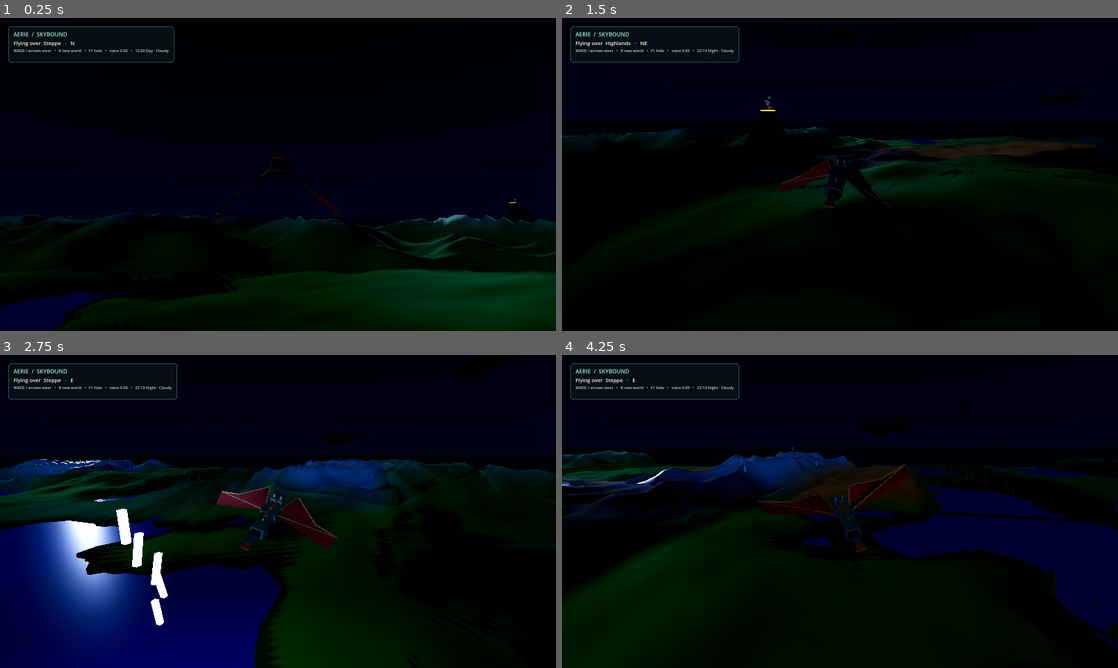
Above: before the commit, frames 1-4 (two rows, left to right).
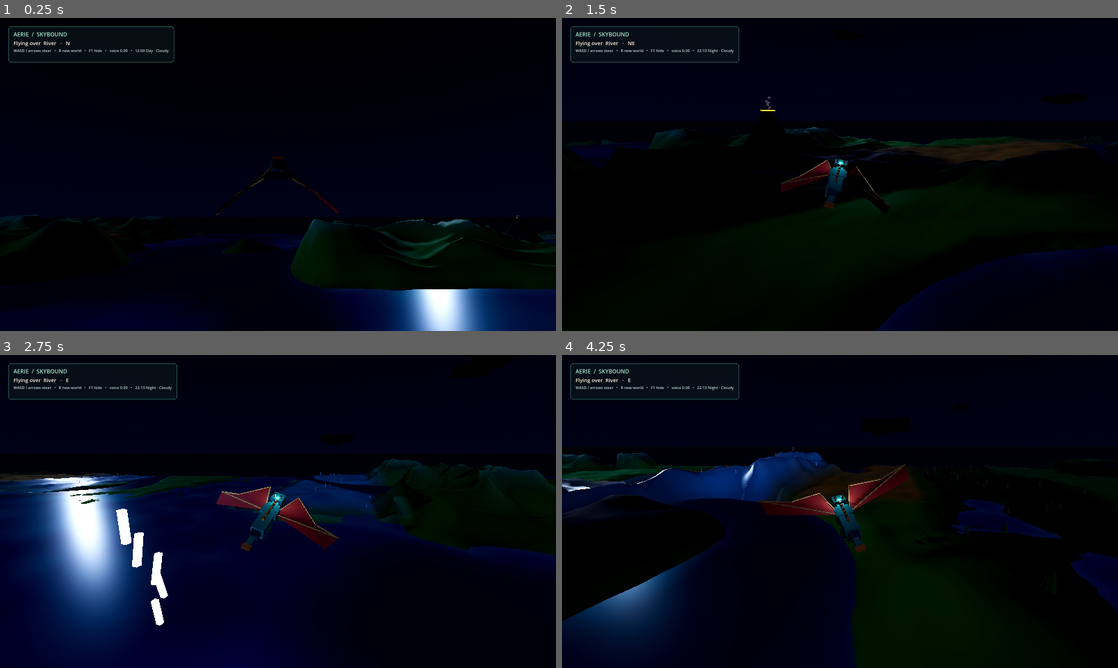
Above: after the commit, the same moments.

Repository: amurru/aerie
Game: Godot game, scene res://scenes/main.tscn
Same seed, same stepped clock (60 frames per second), same inputs: the game is played once before the commit and once after it.
Inputs (mouse positions are in pixels of both pictures, inside the frame that each line leads up to):
- Up to frame 1 (0.25 s): no input
- Up to frame 2 (1.5 s): tap Enter at 0.5 s; move the mouse to (962, 158) at 0.52 s; hold D (move_right) 0.53-1.25 s; tap R at 0.6 s; click (962, 158) at 0.67 s; tap Space at 0.77, 1.07 s; drag from (728, 190) to (812, 237) at 1.27 s
- Up to frame 3 (2.75 s): move the mouse to (333, 442) at 2.02 s; hold D (move_right) from 2.03 s (still down); tap L at 2.1 s; tap R at 2.3 s
- Up to frame 4 (4.25 s): release D (move_right) at 2.75 s; drag from (812, 574) to (673, 464) at 2.77 s; move the mouse to (1006, 558) at 3.52 s; hold A (move_left) from 3.53 s (still down); tap M at 3.6 s; tap Space at 3.77, 4.07 s; tap R at 3.8 s

The runs differ from the first frame. In frame 1, 13% of the frame differs, in the area x 0-100%, y 7-100%; in frame 2, 4.7%; in frame 3, 30%; in frame 4, 20%.

Commit message:
Water-body clustering with seas and rivers, fixed waterline
- 3x3 water classes merge lakes, upgrade dense clusters to seas
- Positional river channels with teal water and depth-graded beds
- Waterline 16 to 8, depths rescaled, vertex-colored seamless water
- Dive camera tuck, water translucency, dragon headlamp
- Rain hidden while submerged

Diff:
--- a/scripts/dragon.gd
+++ b/scripts/dragon.gd
@@ -97,6 +97,14 @@
 	_add_box("Tail_spade", Vector3(0.0, 0.12, 4.92), Vector3(0.95, 0.24, 0.65), Color("d9904f"))
 	left_wing = _create_wing(-1.0)
 	right_wing = _create_wing(1.0)
+	# Headlamp: readability while diving and at night.
+	var lamp := OmniLight3D.new()
+	lamp.name = "DiveLamp"
+	lamp.light_color = Color("bfe0ff")
+	lamp.light_energy = 0.7
+	lamp.omni_range = 26.0
+	lamp.position = Vector3(0.0, 1.2, -3.0)
+	add_child(lamp)
 	for spike in range(6):
 		_add_box("Back_spine", Vector3(0.0, 0.78, 1.0 - float(spike) * 0.72), Vector3(0.25, 0.56, 0.4), Color("e39a4f"))
 
--- a/scripts/environment_director.gd
+++ b/scripts/environment_director.gd
@@ -31,6 +31,7 @@
 var weather_sun: float = 1.0
 var weather_fog: float = 0.00045
 var weather_dark: float = 0.0
+var submerged: bool = false
 var _weather_timer: float = 90.0
 var _storm_timer: float = 5.0
 var _rain: CPUParticles3D
@@ -356,7 +357,9 @@
 	if _rain == null or camera == null:
 		return
 	_rain.global_position = camera.global_position + Vector3(0.0, 8.0, 0.0)
-	_rain.emitting = weather == "Storm"
+	# No rain below the surface: hidden the frame you dive.
+	_rain.visible = not submerged
+	_rain.emitting = weather == "Storm" and not submerged
 
 
 func _update_storm(delta: float) -> void:
--- a/scripts/wallpaper.gd
+++ b/scripts/wallpaper.gd
@@ -63,9 +63,13 @@
 	_collide_terrain()
 	_update_dive()
 	# Chase behind the heading so free flight and U-turns read correctly.
-	# Slight lateral lag keeps steering parallax visible.
+	# Tucks in close while swimming so the camera dives with the dragon
+	# instead of watching through the surface.
 	var facing := Vector3(-sin(dragon.rotation.y), 0.0, -cos(dragon.rotation.y))
-	var target: Vector3 = dragon.global_position - facing * 19.0 + Vector3(0.0, 7.6, 0.0)
+	var fold: float = float(dragon.get("fold"))
+	var cam_back := lerpf(19.0, 12.0, fold)
+	var cam_up := lerpf(7.6, 4.0, fold)
+	var target: Vector3 = dragon.global_position - facing * cam_back + Vector3(0.0, cam_up, 0.0)
 	chase_camera.global_position = chase_camera.global_position.lerp(target, 1.0 - exp(-2.7 * delta))
 	var cam_ground: float = world.get_ground_height(chase_camera.global_position.x, chase_camera.global_position.z)
 	chase_camera.global_position.y = maxf(chase_camera.global_position.y, cam_ground + 1.0)
@@ -94,7 +98,9 @@
 func _update_dive() -> void:
 	var submerged: bool = world.is_submerged(dragon.global_position)
 	dragon.set("submerged", submerged)
+	environment_director.submerged = submerged
 	world.ensure_underwater(dragon.global_position)
+	world.set_dive(submerged)
 	if dive_overlay != null:
 		dive_overlay.visible = submerged
 	if sfx_manager != null and sfx_manager.has_method("set_underwater"):
--- a/scripts/world_generator.gd
+++ b/scripts/world_generator.gd
@@ -14,7 +14,9 @@
 var broad_noise: FastNoiseLite
 var detail_noise: FastNoiseLite
 var ridge_noise: FastNoiseLite
+var river_noise: FastNoiseLite
 var _biome_cache: Dictionary = {}
+var _water_cache: Dictionary = {}
 var _volcanoes: Array[Dictionary] = []
 var _volc_time: float = 0.0
 
@@ -22,10 +24,22 @@
 var _sea_bubbles: CPUParticles3D
 var _sea_center := Vector3(0.0, 0.0, 0.0)
 var _sea_built := false
+var _water_mats: Array[StandardMaterial3D] = []
+var _dive_alpha := 1.0
+var _dive_target := 1.0
 
 
 func _process(_delta: float) -> void:
 	# Magma glow flicker for active volcanoes; eruption state machine.
+	_dive_alpha = lerpf(_dive_alpha, _dive_target, 1.0 - exp(-_delta * 3.0))
+	for i in range(_water_mats.size() - 1, -1, -1):
+		var mat: StandardMaterial3D = _water_mats[i]
+		if not is_instance_valid(mat):
+			_water_mats.remove_at(i)
+			continue
+		var c: Color = mat.albedo_color
+		c.a = _dive_alpha
+		mat.albedo_color = c
 	if _volcanoes.is_empty():
 		return
 	_volc_time += _delta
@@ -122,6 +136,12 @@
 	ridge_noise.fractal_octaves = 2
 	ridge_noise.noise_type = FastNoiseLite.TYPE_SIMPLEX
 
+	river_noise = FastNoiseLite.new()
+	river_noise.seed = world_seed + 101
+	river_noise.frequency = 0.0011
+	river_noise.fractal_octaves = 2
+	river_noise.noise_type = FastNoiseLite.TYPE_SIMPLEX_SMOOTH
+
 
 func update_follow(dragon_pos: Vector3) -> void:
 	# Open world: symmetric radius in every direction so U-turns and free
@@ -148,6 +168,8 @@
 		old_chunk.queue_free()
 	chunks.clear()
 	_biome_cache.clear()
+	_water_cache.clear()
+	_water_mats.clear()
 	_volcanoes.clear()
 	world_seed = randi_range(1, 2000000000)
 	_configure_noise()
@@ -155,21 +177,76 @@
 
 
 func biome_name_at(dragon_pos: Vector3) -> String:
-	return BIOMES[_biome_index(_cell_at(dragon_pos.x, dragon_pos.z))]
+	if _river_weight(dragon_pos.x, dragon_pos.z) > 0.5 and _height_open(dragon_pos.x, dragon_pos.z) < WATER_LEVEL:
+		return "River"
+	var cell := _cell_at(dragon_pos.x, dragon_pos.z)
+	if _water_class(cell) == WC_SEA:
+		return "Sea"
+	return BIOMES[_biome_index(cell)]
 
 
 func get_ground_height(x: float, world_z: float) -> float:
 	return _height_open(x, world_z)
 
 
-const WATER_LEVEL := 16.0
+const WATER_LEVEL := 8.0
+
+# Water classes from neighborhood smoothing: scattered water cells merge
+# into lakes, 3+ neighbors upgrade to sea, opposite pairs read as rivers.
+const WC_NONE := 0
+const WC_LAKE := 1
+const WC_SEA := 2
+const WC_RIVER := 3
 
 
 func water_at(x_abs: float, world_z: float) -> bool:
-	match BIOMES[_biome_index(_cell_at(x_abs, world_z))]:
-		"Lake country", "Steppe", "Forest":
-			return true
-	return false
+	# Anything below the waterline holds water: the plane spans every chunk.
+	return _height_open(x_abs, world_z) < WATER_LEVEL - 0.4
+
+
+func _is_water_biome(biome_index: int) -> bool:
+	return BIOMES[biome_index] == "Lake country" or BIOMES[biome_index] == "Steppe" or BIOMES[biome_index] == "Forest"
+
+
+func _water_class(cell: Vector2i) -> int:
+	if _water_cache.has(cell):
+		return _water_cache[cell]
+	var wet := {}
+	var count := 0
+	for dz in [-1, 0, 1]:
+		for dx in [-1, 0, 1]:
+			var c := cell + Vector2i(dx, dz)
+			var w: bool = _is_water_biome(_raw_biome(c))
+			wet[Vector2i(dx, dz)] = w
+			if w:
+				count += 1
+	var result := WC_NONE
+	if wet[Vector2i.ZERO]:
+		if count >= 4:
+			result = WC_SEA
+		elif count == 3 and _is_opposite_pair(wet):
+			result = WC_RIVER
+		else:
+			result = WC_LAKE
+	elif count >= 5:
+		# Dry cell ringed by water joins the lake.
+		result = WC_LAKE
+	_water_cache[cell] = result
+	return result
+
+
+func _is_opposite_pair(wet: Dictionary) -> bool:
+	var ns: bool = wet[Vector2i(0, -1)] and wet[Vector2i(0, 1)]
+	var ew: bool = wet[Vector2i(-1, 0)] and wet[Vector2i(1, 0)]
+	var d1: bool = wet[Vector2i(-1, -1)] and wet[Vector2i(1, 1)]
+	var d2: bool = wet[Vector2i(-1, 1)] and wet[Vector2i(1, -1)]
+	return ns or ew or d1 or d2
+
+
+func _river_weight(x_abs: float, world_z: float) -> float:
+	# Winding river band, position-based so channels run for kilometers
+	# regardless of cell borders.
+	return 1.0 - smoothstep(0.06, 0.14, absf(river_noise.get_noise_2d(x_abs, world_z)))
 
 
 func is_submerged(dragon_pos: Vector3) -> bool:
@@ -315,31 +392,47 @@
 		_add_ice_spires(chunk, row, col)
 	elif biome == "Volcano":
 		_add_volcano(chunk, row, col)
-	if biome == "Lake country" or biome == "Steppe" or biome == "Forest":
-		_add_water(chunk, biome)
-
-
-func _height_for_biome(x: float, world_z: float, biome_index: int) -> float:
+	# One opaque plane per chunk: terrain above the waterline hides it, so
+	# seas, merged lakes, rivers, and desert oases all read correctly.
+	_add_water(chunk, row, col)
+
+
+func _height_for_biome(x: float, world_z: float, biome_index: int, wc: int) -> float:
 	var broad: float = broad_noise.get_noise_2d(x, world_z)
 	var detail: float = detail_noise.get_noise_2d(x, world_z)
 	var ridge: float = 1.0 - abs(ridge_noise.get_noise_2d(x, world_z))
+	var h: float
 	match BIOMES[biome_index]:
 		"Mountains":
-			return 22.0 + pow(ridge, 1.45) * 36.0 + broad * 7.0 + detail * 4.0
+			h = 22.0 + pow(ridge, 1.45) * 36.0 + broad * 7.0 + detail * 4.0
 		"Glacier":
-			return 28.0 + pow(ridge, 1.7) * 30.0 + broad * 7.0 + detail * 2.0
+			h = 28.0 + pow(ridge, 1.7) * 30.0 + broad * 7.0 + detail * 2.0
 		"Volcano":
-			return 20.0 + broad * 11.0 + detail * 6.0 + ridge * 9.0
+			h = 20.0 + broad * 11.0 + detail * 6.0 + ridge * 9.0
 		"Forest":
-			return 21.0 + broad * 14.0 + detail * 3.0 - _basin(broad, -0.25, 10.0)
+			h = 21.0 + broad * 14.0 + detail * 3.0 - _basin(broad, -0.25, 10.0)
 		"Desert":
-			return 15.0 + abs(broad) * 8.5 + detail * 3.0 + sin(world_z * 0.024 + x * 0.012) * 3.5
+			h = 15.0 + abs(broad) * 8.5 + detail * 3.0 + sin(world_z * 0.024 + x * 0.012) * 3.5
 		"Lake country":
-			return 17.0 + broad * 5.0 + detail * 1.3 - _basin(broad, -0.1, 14.0)
+			h = 17.0 + broad * 5.0 + detail * 1.3 - _basin(broad, -0.1, 14.0)
 		"Highlands":
-			return 24.0 + abs(broad) * 18.0 + ridge * 8.0 + detail * 4.0
+			h = 24.0 + abs(broad) * 18.0 + ridge * 8.0 + detail * 4.0
 		_:
-			return 19.0 + broad * 8.0 + detail * 2.5 + sin(x * 0.018) * 2.0 - _basin(broad, -0.2, 8.0)
+			h = 19.0 + broad * 8.0 + detail * 2.5 + sin(x * 0.018) * 2.0 - _basin(broad, -0.2, 8.0)
+	if wc == WC_SEA:
+		# Pull toward a rolling seabed instead of clipping to a ceiling:
+		# ceilings terrace whole cells into straight-edged plateaus.
+		var floor_h: float = 2.5 + detail * 2.0
+		h = lerpf(h - 4.0, floor_h, 0.8)
+	elif wc == WC_LAKE and not _is_water_biome(biome_index):
+		# Dry cell absorbed by a neighboring lake: pull below the shoreline
+		# (an islet may survive where the base was very high).
+		h = lerpf(h - 3.0, 5.5 + detail * 1.0, 0.8)
+	# Winding river channel, positional so it runs across cell borders.
+	var rw: float = _river_weight(x, world_z)
+	if rw > 0.0:
+		h = lerpf(h, minf(h, WATER_LEVEL - 7.5 + detail * 0.5), rw)
+	return h
 
 
 func _basin(broad: float, edge: float, depth: float) -> float:
@@ -353,27 +446,27 @@
 	# axes. Midpoint (0.5/0.5) exactly on shared edges, so neighbor chunks
 	# compute identical values and seams match.
 	var cell := _cell_at(x_abs, world_z)
-	var h: float = _height_for_biome(x_abs, world_z, _biome_index(cell))
+	var h: float = _height_for_biome(x_abs, world_z, _biome_index(cell), _water_class(cell))
 	var origin_x: float = float(cell.x) * WORLD_WIDTH - WORLD_WIDTH * 0.5
 	var u: float = (x_abs - origin_x) / WORLD_WIDTH
 	if u < EDGE_BLEND:
 		var n := Vector2i(cell.x - 1, cell.y)
 		var w: float = 0.5 * (1.0 - smoothstep(0.0, EDGE_BLEND, u))
-		h = lerpf(_height_for_biome(x_abs, world_z, _biome_index(n)), h, 1.0 - w)
+		h = lerpf(_height_for_biome(x_abs, world_z, _biome_index(n), _water_class(n)), h, 1.0 - w)
 	elif u > 1.0 - EDGE_BLEND:
 		var n2 := Vector2i(cell.x + 1, cell.y)
 		var w2: float = 0.5 * (1.0 - smoothstep(0.0, EDGE_BLEND, 1.0 - u))
-		h = lerpf(_height_for_biome(x_abs, world_z, _biome_index(n2)), h, 1.0 - w2)
+		h = lerpf(_height_for_biome(x_abs, world_z, _biome_index(n2), _water_class(n2)), h, 1.0 - w2)
 	var origin_z: float = -float(cell.y + 1) * CHUNK_LENGTH
 	var t: float = (world_z - origin_z) / CHUNK_LENGTH
 	if t < EDGE_BLEND:
 		var n3 := Vector2i(cell.x, cell.y + 1)
 		var w3: float = 0.5 * (1.0 - smoothstep(0.0, EDGE_BLEND, t))
-		h = lerpf(_height_for_biome(x_abs, world_z, _biome_index(n3)), h, 1.0 - w3)
+		h = lerpf(_height_for_biome(x_abs, world_z, _biome_index(n3), _water_class(n3)), h, 1.0 - w3)
 	elif t > 1.0 - EDGE_BLEND:
 		var n4 := Vector2i(cell.x, cell.y - 1)
 		var w4: float = 0.5 * (1.0 - smoothstep(0.0, EDGE_BLEND, 1.0 - t))
-		h = lerpf(_height_for_biome(x_abs, world_z, _biome_index(n4)), h, 1.0 - w4)
+		h = lerpf(_height_for_biome(x_abs, world_z, _biome_index(n4), _water_class(n4)), h, 1.0 - w4)
 	return snappedf(h, 1.0)
 
 
@@ -381,31 +474,31 @@
 	# Same edge weights as _height_open, applied to colors so tint borders
 	# stay continuous too.
 	var cell := _cell_at(x_abs, world_z)
-	var c: Color = _ground_color(_biome_index(cell), height, detail)
+	var c: Color = _ground_color(_biome_index(cell), height, detail, _water_class(cell))
 	var origin_x: float = float(cell.x) * WORLD_WIDTH - WORLD_WIDTH * 0.5
 	var u: float = (x_abs - origin_x) / WORLD_WIDTH
 	if u < EDGE_BLEND:
 		var n := Vector2i(cell.x - 1, cell.y)
 		var w: float = 0.5 * (1.0 - smoothstep(0.0, EDGE_BLEND, u))
-		c = _ground_color(_biome_index(n), height, detail).lerp(c, 1.0 - w)
+		c = _ground_color(_biome_index(n), height, detail, _water_class(n)).lerp(c, 1.0 - w)
 	elif u > 1.0 - EDGE_BLEND:
 		var n2 := Vector2i(cell.x + 1, cell.y)
 		var w2: float = 0.5 * (1.0 - smoothstep(0.0, EDGE_BLEND, 1.0 - u))
-		c = _ground_color(_biome_index(n2), height, detail).lerp(c, 1.0 - w2)
+		c = _ground_color(_biome_index(n2), height, detail, _water_class(n2)).lerp(c, 1.0 - w2)
 	var origin_z: float = -float(cell.y + 1) * CHUNK_LENGTH
 	var t: float = (world_z - origin_z) / CHUNK_LENGTH
 	if t < EDGE_BLEND:
 		var n3 := Vector2i(cell.x, cell.y + 1)
 		var w3: float = 0.5 * (1.0 - smoothstep(0.0, EDGE_BLEND, t))
-		c = _ground_color(_biome_index(n3), height, detail).lerp(c, 1.0 - w3)
+		c = _ground_color(_biome_index(n3), height, detail, _water_class(n3)).lerp(c, 1.0 - w3)
 	elif t > 1.0 - EDGE_BLEND:
 		var n4 := Vector2i(cell.x, cell.y - 1)
 		var w4: float = 0.5 * (1.0 - smoothstep(0.0, EDGE_BLEND, 1.0 - t))
-		c = _ground_color(_biome_index(n4), height, detail).lerp(c, 1.0 - w4)
+		c = _ground_color(_biome_index(n4), height, detail, _water_class(n4)).lerp(c, 1.0 - w4)
 	return c
 
 
-func _ground_color(biome_index: int, height: float, detail: float) -> Color:
+func _ground_color(biome_index: int, height: float, detail: float, wc: int) -> Color:
 	var low: Color
 	var high: Color
 	var snow_line: float = 1000.0
@@ -438,7 +531,12 @@
 			high = Color("8fd14f")
 	var blend: float = clampf((height - 28.0) / 60.0, 0.0, 0.85)
 	var color: Color = low.lerp(high, blend)
-	return color * (1.0 + detail * 0.045)
+	color = color * (1.0 + detail * 0.045)
+	if wc != WC_NONE and height < WATER_LEVEL:
+		# Depth-graded bed: shallow sand-teal sinking toward deep teal.
+		var depth: float = clampf((WATER_LEVEL - height) / 14.0, 0.0, 1.0)
+		color = color.lerp(Color("1d5a5e"), 0.25 + depth * 0.6)
+	return color
 
 
 func _add_terrain(parent: Node3D, row: int, col: int, biome_index: int) -> void:
@@ -487,20 +585,61 @@
 		surface.add_vertex(point)
 
 
-func _add_water(parent: Node3D, biome: String) -> void:
+func _water_color_at(x_abs: float, world_z: float) -> Color:
+	# Depth-graded surface: shallow aqua sinking to deep navy, teal rivers.
+	# Sampled per-vertex from the same height field, so shared chunk edges
+	# compute identical values and no tint seam appears.
+	var depth: float = WATER_LEVEL - _height_open(x_abs, world_z)
+	var t: float = clampf(depth / 10.0, 0.0, 1.0)
+	var c: Color = Color("3fb6c9").lerp(Color("0a3a7a"), t)
+	var rw: float = _river_weight(x_abs, world_z)
+	if rw > 0.3:
+		c = c.lerp(Color("3a8a7a"), rw * 0.6)
+	return c
+
+
+func _add_water(parent: Node3D, row: int, col: int) -> void:
 	var water := MeshInstance3D.new()
 	water.name = "Still_water"
-	var plane := PlaneMesh.new()
-	plane.size = Vector2(WORLD_WIDTH - 10.0, CHUNK_LENGTH)
-	water.mesh = plane
-	water.position = Vector3(0.0, 16.0, -CHUNK_LENGTH * 0.5)
+	var surface := SurfaceTool.new()
+	surface.begin(Mesh.PRIMITIVE_TRIANGLES)
 	var water_material := StandardMaterial3D.new()
-	# Opaque: transparency blended the pale terrain underneath into cyan.
-	water_material.albedo_color = Color("1470d4") if biome == "Lake country" else Color("1c74c4")
+	# Opaque-look surface that can fade while diving so the swimmer stays
+	# visible: transparency on, alpha driven toward 1.0 / 0.45 in _process.
+	water_material.vertex_color_use_as_albedo = true
+	water_material.transparency = BaseMaterial3D.TRANSPARENCY_ALPHA
 	water_material.roughness = 0.3
 	water_material.metallic = 0.0
-	water.material_override = water_material
+	# Unculled: visible from above, and from below while diving.
+	water_material.cull_mode = BaseMaterial3D.CULL_DISABLED
+	surface.set_material(water_material)
+	# Full chunk span with coincident edge verts: no coverage gap, no seam.
+	var gx := 24
+	var gz := 10
+	var base_x: float = float(col) * WORLD_WIDTH
+	var base_z: float = -float(row) * CHUNK_LENGTH
+	for j in range(gz):
+		for i in range(gx):
+			var x0: float = -WORLD_WIDTH * 0.5 + WORLD_WIDTH * float(i) / gx
+			var x1: float = -WORLD_WIDTH * 0.5 + WORLD_WIDTH * float(i + 1) / gx
+			var z0: float = -CHUNK_LENGTH * float(j) / gz
+			var z1: float = -CHUNK_LENGTH * float(j + 1) / gz
+			var quad := [Vector3(x0, WATER_LEVEL, z0), Vector3(x1, WATER_LEVEL, z0), Vector3(x1, WATER_LEVEL, z1), Vector3(x0, WATER_LEVEL, z1)]
+			for v in [quad[0], quad[1], quad[2]]:
+				surface.set_color(_water_color_at(base_x + v.x, base_z + v.z))
+				surface.add_vertex(v)
+			for v in [quad[0], quad[2], quad[3]]:
+				surface.set_color(_water_color_at(base_x + v.x, base_z + v.z))
+				surface.add_vertex(v)
+	surface.generate_normals()
+	water.mesh = surface.commit()
+	water.position = Vector3.ZERO
 	parent.add_child(water)
+	_water_mats.append(water_material)
+
+
+func set_dive(diving: bool) -> void:
+	_dive_target = 0.45 if diving else 1.0
 
 
 func _new_multimesh(mesh: Mesh, transforms: Array[Transform3D], parent: Node3D, node_name: String) -> void:
@@ -541,6 +680,8 @@
 			x += signf(x) * 20.0 if absf(x) > 0.1 else 25.0
 		var z: float = -rng.randf_range(8.0, CHUNK_LENGTH - 8.0)
 		var ground: float = _height_open(float(col) * WORLD_WIDTH + x, -float(row) * CHUNK_LENGTH + z)
+		if ground < WATER_LEVEL - 1.0:
+			continue
 		var scale: float = rng.randf_range(0.72, 1.32)
 		var base := Vector3(x, ground, z)
 		trunks.append(Transform3D(Basis().scaled(Vector3(scale, scale, scale)), base + Vector3(0.0, 1.9 * scale, 0.0)))
@@ -567,6 +708,8 @@
 			x += 27.0 if x >= 0.0 else -27.0
 		var z: float = -rng.randf_range(10.0, CHUNK_LENGTH - 10.0)
 		var ground: float = _height_open(float(col) * WORLD_WIDTH + x, -float(row) * CHUNK_LENGTH + z)
+		if ground < WATER_LEVEL - 1.0:
+			continue
 		var s: float = rng.randf_range(0.75, 1.35)
 		transforms.append(Transform3D(Basis().scaled(Vector3(s, s, s)), Vector3(x, ground + 1.55 * s, z)))
 	_new_multimesh(cactus_mesh, transforms, parent, "Desert_succulents")
@@ -588,6 +731,8 @@
 			x += 30.0 if x >= 0.0 else -30.0
 		var z: float = -rng.randf_range(12.0, CHUNK_LENGTH - 12.0)
 		var ground: float = _height_open(float(col) * WORLD_WIDTH + x, -float(row) * CHUNK_LENGTH + z)
+		if ground < WATER_LEVEL - 1.0:
+			continue
 		var scale: float = rng.randf_range(0.65, 1.65)
 		transforms.append(Transform3D(Basis().rotated(Vector3.UP, rng.randf_range(0.0, TAU)).scaled(Vector3(scale, scale, scale)), Vector3(x, ground + 3.8 * scale, z)))
 	_new_multimesh(ice_mesh, transforms, parent, "Ice_spires")
